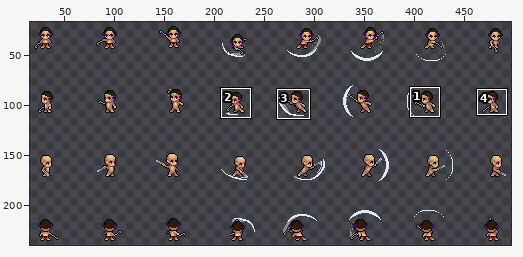
One commit to this sprite sheet: reverbation/Sprites/PNG/Sword_attack/Sword_attack_full.png. Above: a wide view before the commit, with the close-up outlined.
Close-up. Before the edit:
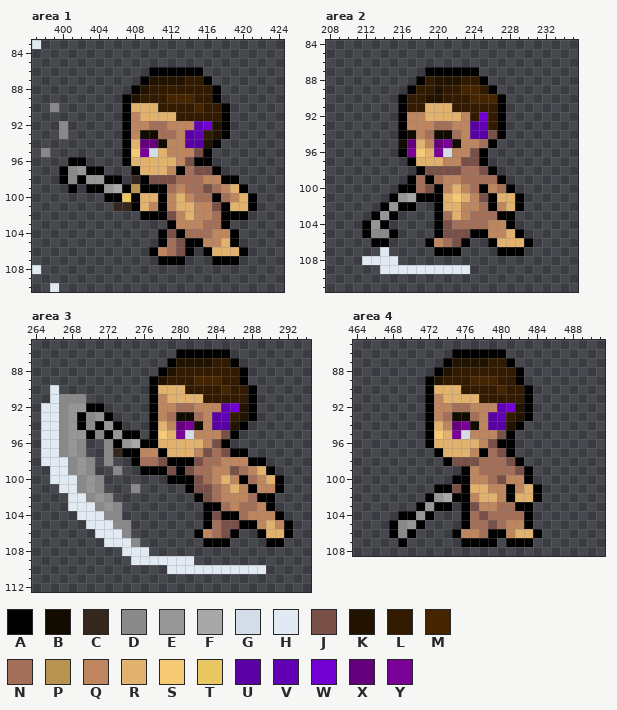
The file is 512x256 pixels. Colours within 5 levels of each other are drawn and written as one. Shown: area 1: x 397..424, y 83..110; area 2: x 208..235, y 84..111; area 3: x 264..294, y 85..112; area 4: x 464..491, y 85..108. The wide view leaves out empty margins. The commit also changed other parts of the picture, which this record leaves out.
Palette (. is transparent): A #000000  B #110b00  C #35271e  D #898989  E #969696  F #a8a8a8  G #d2dde8  H #e1eaf2  J #795048  K #221200  L #311a00  M #452500  N #a46f59  P #b6934e  Q #be865f  R #e1b26e  S #f6ca74  T #e9c761  U #5800a3  V #6200b6  W #7200d2  X #64007c  Y #7a0098
Pixels before, area 1, first column x 397:
 83 H........................
 84 .........................
 85 .........................
 86 .............AAAAAA......
 87 ............AKKKKLLA.....
 88 ...........AKLLLLLLLA....
 89 ..........AKLLLMMMLLA....
 90 ..D.......ARRRLLLLMLLA...
 91 ..........AQRRRRLLLLLA...
 92 ...D......AQQNNQQQVWKA...
 93 ...D......AQBBNNQUVLKA...
 94 ..........ARXXBQQUUKA....
 95 .D........ASYGRQQQJA.....
 96 ....AA....ARRRRRQJAA.....
 97 ...ADEAA...ARRRQANJJA....
 98 ...ADAEEAA.CAJJJNNNQQAA..
 99 ....A.AAEFAPAAANQNNJNQRA.
100 ........AATARRAQRQNNANQRA
101 .........CCARQAQRRQQJARRA
102 ............AAAJQRQQNAAA.
103 ...............AQQQNNA...
104 ..............AJANNNQQA..
105 ..............ANJAAQQRA..
106 .............AQNJA.ARRRA.
107 ..............AAA...AAA..
108 H........................
109 .........................
110 ..H......................
Pixels before, area 2, first column x 212:
 87 .......AAAAAA......
 88 ......ALKKKLLA.....
 89 .....ALLKLLMMLA....
 90 ....ALLKKLLLMMMA...
 91 ....ALLRRRLLLLLA...
 92 ....AQQRRRRQLWLA...
 93 ....AQQQNNQQUVLA...
 94 ....ABQNBBNQUUJA...
 95 ....BXRQXYBQQNA....
 96 ....AYSRYGQQJA.....
 97 .....ARRRQQJJA.....
 98 ......AJJJJNNJA....
 99 .....ANANQQNNNNA...
100 ....AANJAQRQNAQNA..
101 ...AEFAAARSRQJARRA.
102 ..AEAA..ARRQQNAQRA.
103 .AEA....ANRQNNNAA..
104 AEA.....AJNNNNQQA..
105 ADDA....AJJJAAQQRA.
106 .AA....AQNJA..ARRRA
107 ..H.....AAA....AAA.
108 HHHH...............
109 ..HHHHHHHHHH.......
Pixels before, area 3, first column x 265:
 86 ...............AAAAAA.......
 87 ..............AKKKKLLA......
 88 .............AKLLLLLLLA.....
 89 ............AKLLLMMMLLA.....
 90 .H..........ARRRLLLLMLLA....
 91 .HDDD.......AQRRRRLLLLLA....
 92 HHDEEAA.....AQQNNQQQVWKA....
 93 HHDEADEA....AQNBBNQUVLKA....
 94 HHDEADAEA...ARQXYBQUUKA.....
 95 HHDEEADAEAA.ASRYGQQQJA......
 96 HHDED..DAEFAARRRRRQJA.......
 97 HHDED..DCAAQQARRRQJNJAA.....
 98 HHHDED.D..ANNJAAAJNNQQQAA...
 99 .HHDED..D..AAAJAJNNQQJNQRA..
100 .HHHDED.......AAAJNQRQANQRA.
101 ..HHDED...D.....AJJNQRQAQQA.
102 ...HHDED.........AJNQQQNAA..
103 ...HHHDED.........AANQNNQA..
104 ....HHHDD.........AJAANQQQA.
105 .....HHHDD........ANJJAAQRQA
106 ......HHHD.......AQNJA..ARRA
107 .......HHHD.......AAA....AA.
108 .........HHH................
109 ..........HHHHHHH...........
110 ..............HHHHHHHHHHH...
Pixels before, area 4, first column x 468:
 86 .......AAAAAA....
 87 ......AKKKKLLA...
 88 .....AKLLLLLLLA..
 89 ....AKLLLMMMLLA..
 90 ....ARRRLLLLMLLA.
 91 ....AQRRRRLLLLLA.
 92 ....AQQNNQQQVWKA.
 93 ....AQNBBNQUVLKA.
 94 ....ARQXYBQUUKA..
 95 ....ASRYGQQQJA...
 96 ....ARRRRRQJAA...
 97 .....ARRRQANJA...
 98 ......AJJJNNNJA..
 99 ........AQNNNNJA.
100 .......AAQQNJQQA.
101 .....AAJARRQQAQRA
102 ....AEFAAQRRQARRA
103 ...AEAA.AJQQNNAA.
104 .AAEA...ANJNNNNA.
105 ADEA....ANNJNQQA.
106 ADA....AQQNAAQRRA
107 .A......AAAA.AAA.
New version:
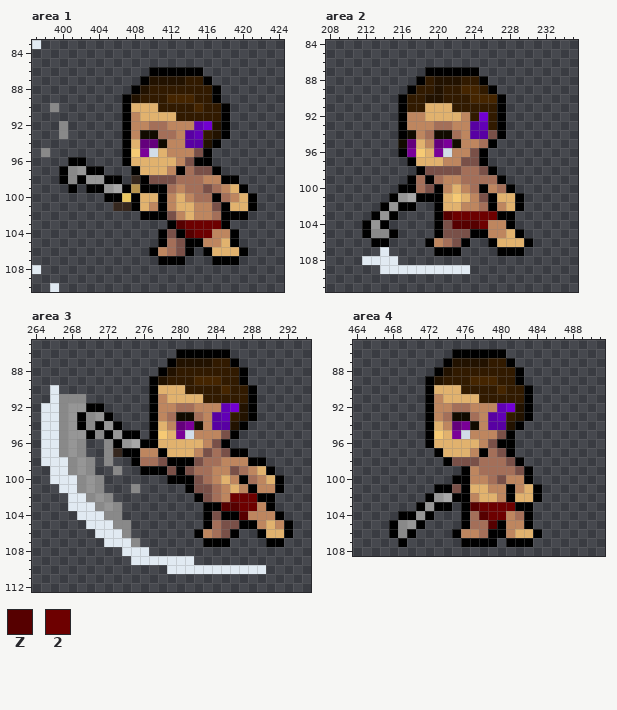
Colours new in this view: Z #560000  2 #6d0000
The edit:
Area 1:
Colour N gives way to colour 2 in row 103 at x 416 to 417; in row 104 at x 415 to 416.
Colour Q gives way to colour 2 in row 103 at x 414 to 415.
Colour N gives way to colour Z in row 104 at x 414.
Colour Q gives way to colour Z in row 103 at x 413.
Area 2:
Colour N gives way to colour 2 in row 103 at x 224 to 226; in row 104 at x 225.
Colour Q gives way to colour 2 in row 103 at x 223.
Colour R gives way to colour 2 in row 103 at x 222.
Colour N gives way to colour Z in row 103 at x 221; in row 104 at x 222 to 224.
Area 3:
Colour N gives way to colour 2 in row 102 at x 288; in row 103 at x 287 to 288.
Colour Q gives way to colour 2 in row 102 at x 286 to 287.
Colour N gives way to colour Z in row 103 at x 285; in row 104 at x 287.
Colour Q gives way to colour Z in row 103 at x 286.
Area 4:
Colour N gives way to colour 2 in row 103 at x 480 to 481; in row 104 at x 479 to 480.
Colour Q gives way to colour 2 in row 103 at x 478 to 479.
Colour N gives way to colour A in row 105 at x 480.
Colour N gives way to colour Q in row 104 at x 481.
Colour J gives way to colour Z in row 103 at x 477; in row 104 at x 478; in row 105 at x 479.
Pixel boxes of the changes (left, top, right, bottom) in both close-ups:
changed: (176, 220, 221, 238)
changed: (443, 211, 497, 229)
changed: (221, 493, 257, 520)
changed: (470, 502, 515, 529)
